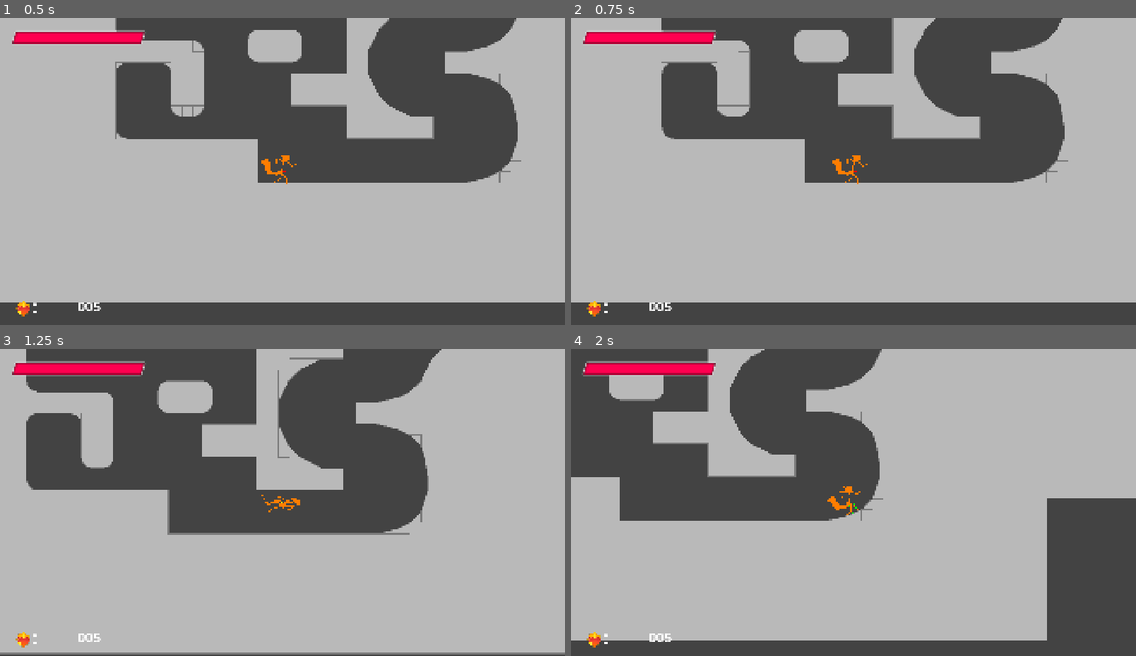
Above: before the commit, frames 1-4 (two rows, left to right).
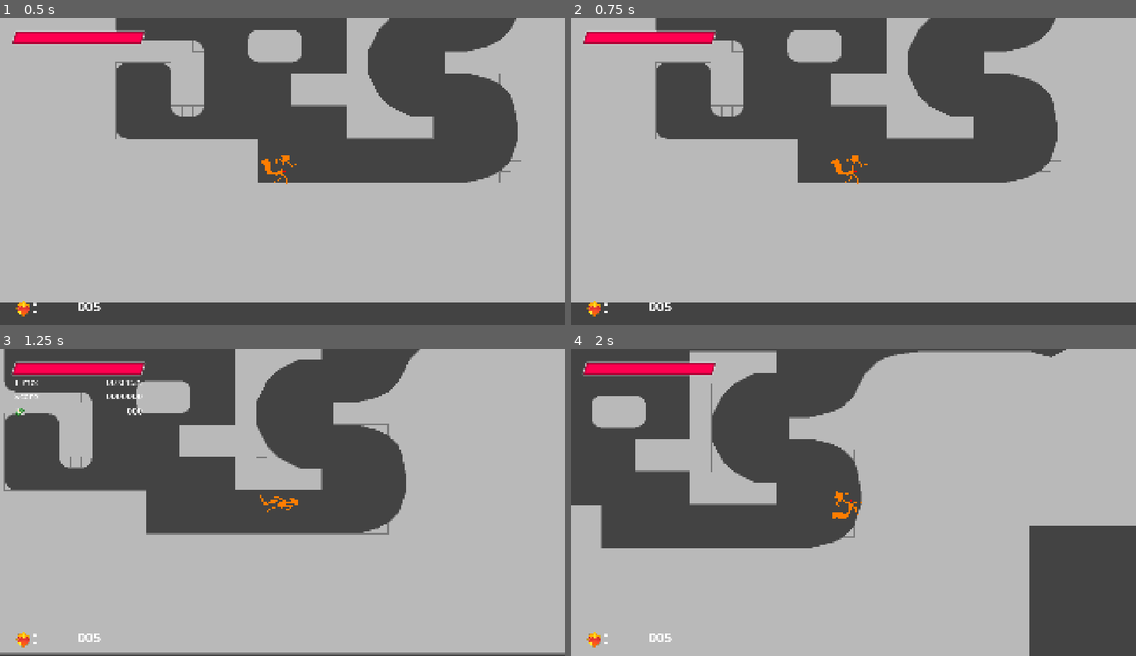
Above: after the commit, the same moments.

Repository: RandienX/platformerorsth
Game: Godot game, scene res://scenes/levels/test_area.tscn
Same seed, same stepped clock (60 frames per second), same inputs: the game is played once before the commit and once after it. This scene is started directly instead of the project's main scene. The engine's default icon, where the game draws it, is replaced by a stand-in: a white triangle on a blue panel in a dark square.
Inputs (mouse positions are in pixels of both pictures, inside the frame that each line leads up to):
- Up to frame 1 (0.5 s): no input
- Up to frame 2 (0.75 s): move the mouse to (825, 232) at 0.52 s; press the mouse at (825, 232) at 0.53 s; hold D (right) from 0.53 s (still down)
- Up to frame 3 (1.25 s): keep holding D (right); tap Space (jump) at 0.77 s; tap Tab (see_ui) at 0.8 s
- Up to frame 4 (2 s): keep holding D (right); move the mouse to (1023, 548) at 1.27 s; release the mouse at (1023, 548) at 1.28 s; tap Tab (see_ui) at 1.35 s; tap Space (jump) at 1.52 s; click (1023, 548) at 1.55 s

Frame 1 is identical in both runs. In frame 2, 3.1% of the frame differs, in the area x 14-88%, y 0-54%; in frame 3, 11%; in frame 4, 23%, in the area x 0-100%, y 0-100%.

Commit message:
0.1.021
Whoops

Diff:
--- a/objects/player/player_physics.gd
+++ b/objects/player/player_physics.gd
@@ -16,10 +16,10 @@
 # --- Ground physics ---------------------------------------------------------
 @export_category("Physics")
 @export_group("Ground")
-@export var acceleration_speed := 0.2
+@export var acceleration_speed := 0.25
 @export var deceleration_speed := 0.6
-@export var friction_speed := 0.2
-@export var top_speed := 20.0
+@export var friction_speed := 0.3
+@export var top_speed := 18.0
 @export var max_ground_speed := 20.0
 @export var slope_factor := 0.2
 @export var roll_friction := 0.15
@@ -51,11 +51,11 @@
 
 # --- Slide/Attack --------------------------------------------------------------
 @export_group("Boosts")
-@export var crouch_boost_base_speed := 18.0
+@export var crouch_boost_base_speed := 20.0
 @export var crouch_boost_increment := 25.0    ## percent added to crouch boost speedup from value from crouch_boost_speed to max_charge per charge
-@export var crouch_boost_max_charge := 50.0
-@export var attack_boost := 0.6              ## percent of max_ground_speed - gsp added to gsp
-@export var min_atk_boost := 4.0            ## minimal atk boost in gsp
+@export var crouch_boost_max_charge := 62.5
+@export var attack_boost := 0.75              ## percent of max_ground_speed - gsp added to gsp
+@export var min_atk_boost := 6.0            ## minimal atk boost in gsp
 @export var mini_attack_boost := 0.05         ## percent of max_ground_speed added to gsp over the limit
 @export var max_dive_boost := 5.0
 @export var stomp_fall_speed := 60.0
@@ -230,9 +230,7 @@
 	Global.player = self
 
 	_prev_physics_pos = global_position
-	_cam_center = global_position
 	_cam_zoom = camera_base_zoom
-	_interpolated = ProjectSettings.get_setting("physics/common/physics_interpolation", false)
 	if camera:
 		# The camera is driven only through offset/zoom (neither is part of the node's
 		# transform, so physics interpolation keeps working), and smoothed by us
@@ -246,8 +244,16 @@
 		hook_shot_detection_range.monitoring = true
 		hook_shot_detection_range.collision_mask |= hook_target_layer
 
+var toggle_ui := false
 func _process(delta: float) -> void:
 	_update_camera(delta)
+
+func _input(_event: InputEvent) -> void:
+	if Input.is_action_just_pressed("see_ui"):
+		toggle_ui = !toggle_ui
+		$CanvasLayer/UI/MarginContainer/VBoxContainer/Time.visible = toggle_ui
+		$CanvasLayer/UI/MarginContainer/VBoxContainer/Score.visible = toggle_ui
+		$CanvasLayer/UI/MarginContainer/VBoxContainer/Cash.visible = toggle_ui
 
 func _physics_process(_delta: float) -> void:
 	_track_motion()
@@ -348,17 +354,19 @@
 		attacking = true
 		sliding = false
 
-		var boost_type = attack_boost if gsp < max_ground_speed else mini_attack_boost
-		var boost_amount = ((max_ground_speed - abs(gsp)) if boost_type == attack_boost else max_ground_speed) * boost_type
-		if sin_a != 0:
-			var bonus = max(boost_amount, min_atk_boost if boost_type == attack_boost else 0.0) * (direction + sin_a)
-			print(boost_amount, "    ", bonus)
-			if going_uphill:
-				gsp += bonus * 1.5
+		if direction != 0:
+			var boost_type = attack_boost if gsp < max_ground_speed else mini_attack_boost
+			var boost_amount = ((max_ground_speed - abs(gsp)) if boost_type == attack_boost else max_ground_speed) * boost_type
+			if sin_a != 0:
+
+				var bonus = max(boost_amount, min_atk_boost if boost_type == attack_boost else 0.0) * (direction + sin_a)
+				print(boost_amount, "    ", bonus)
+				if going_uphill:
+					gsp = bonus * 1.5 + gsp if sign(direction) == sign(gsp) else max_ground_speed * attack_boost * (direction + sin_a)
+				else:
+					gsp = bonus * 0.86 + gsp if sign(direction) == sign(gsp) else max_ground_speed * attack_boost * (direction + sin_a)
 			else:
-				gsp += bonus * 0.86
-		else:
-			gsp += max(boost_amount, min_atk_boost if boost_type == attack_boost else 0.0) * direction
+				gsp = max(boost_amount, min_atk_boost if boost_type == attack_boost else 0.0) * direction + gsp if sign(direction) == sign(gsp) else max_ground_speed * attack_boost * direction
 		attack_lock = attack_lock_frames
 
 	if not attacking and not sliding and not crouching and not crouch_boosting and INPUT_DOWN and (absf(gsp) >= slide_min_speed or steep_hold):
@@ -1378,7 +1386,6 @@
 		static_camera_position = area.cam_position
 		static_camera_scale = area.cam_scale
 		cam_time = area.cam_move_time
-		_camera_retarget()
 
 func _on_hitbox_damage(area: Area2D) -> void:
 	if area.is_in_group("danger"):
@@ -1407,10 +1414,9 @@
 	control_lock = 30
 	hitbox_lock = hitbox_lock_frames
 	hitbox.set_deferred("disabled", true)
+	player_hit.emit()
 	if health == 0:
 		die()
-	else:
-		player_hit.emit()
 
 func die():
 	if dead:
